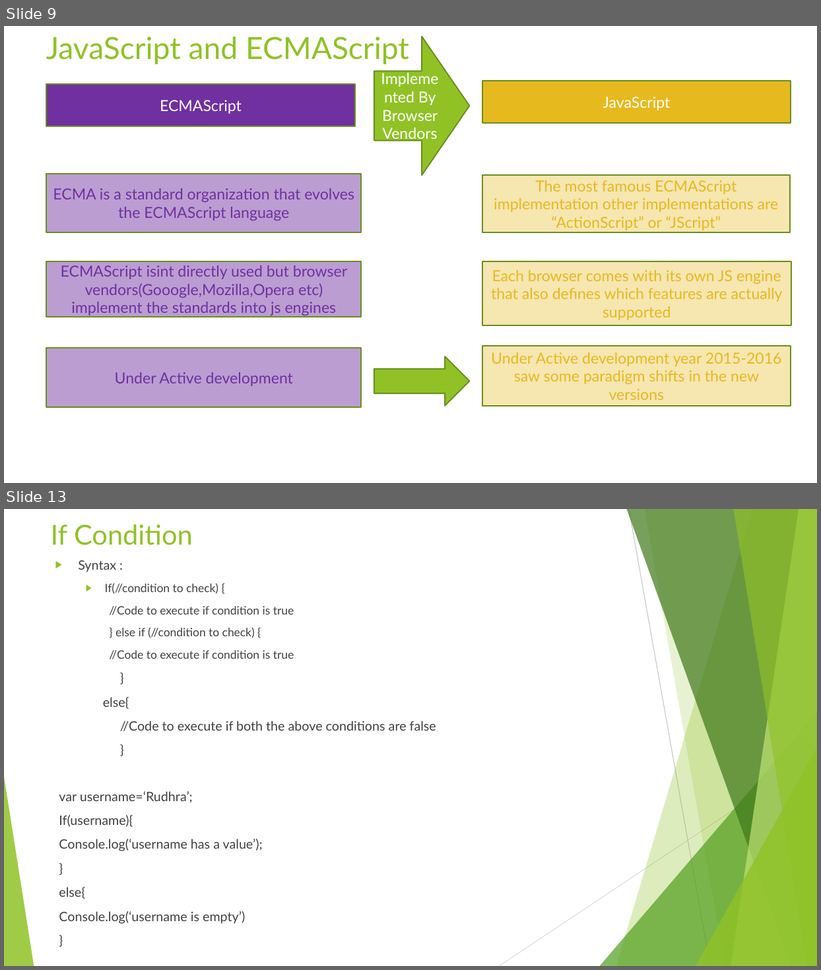
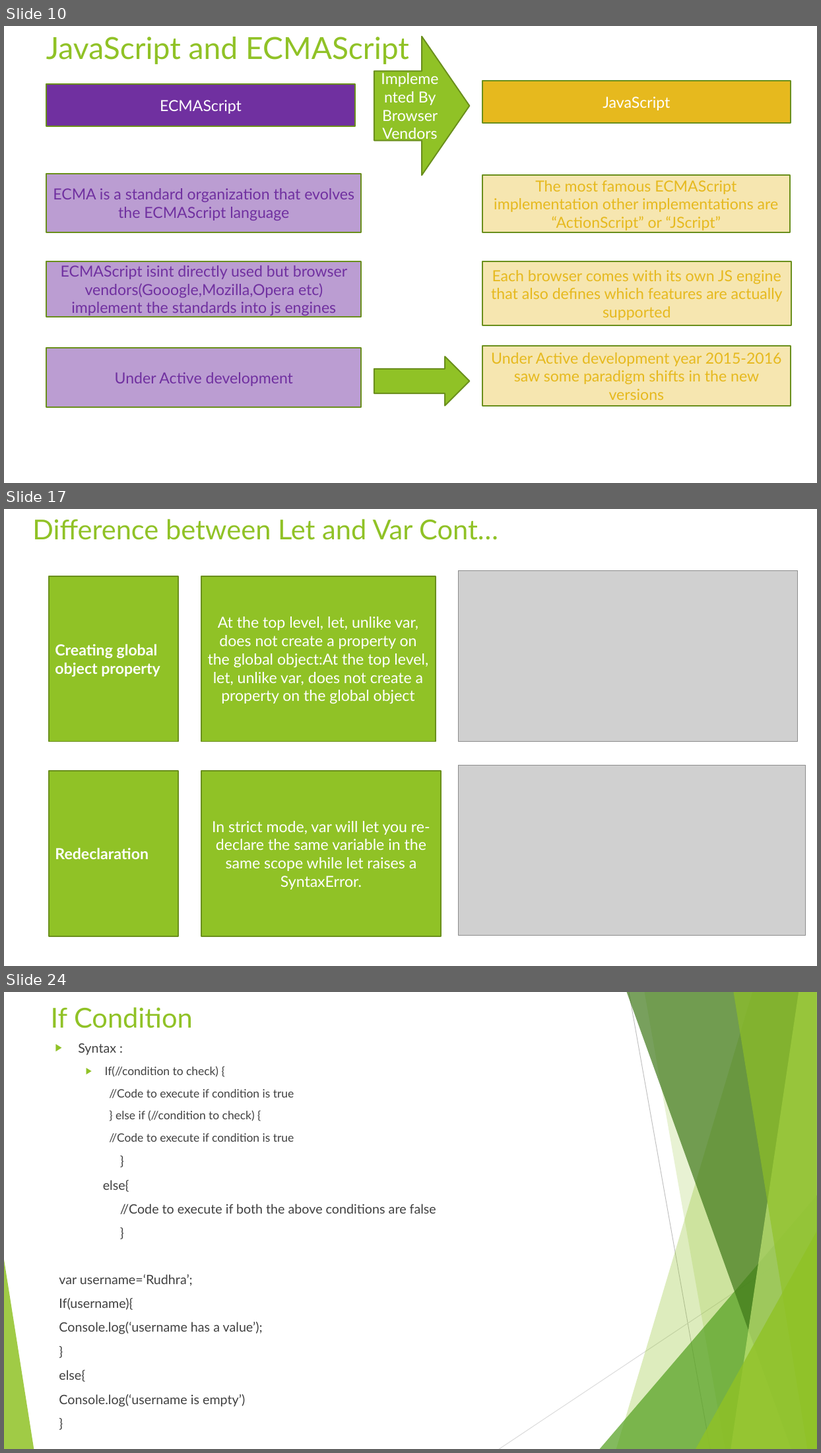
Before and after one commit to rudhrainfogain/JavaScript, a slide deck: PPT/JavaScriptTraining.pptx. Shown one above the other, each under a label of ours: slides 9 and 13 before the commit, slides 10, 17 and 24 after it; the slides between them are not shown. The pictures are 821x970 and 821x1453 pixels, drawn with LibreOffice and Linux fonts; fonts in the diff are those of the drawing; grey boxes stand for pictures. Boxes give left, top, right and bottom in pixels: in the first picture for what was removed or moved away, otherwise in the second. Text is boxed around its words. In the diff, an @@ line names an element or a change of style, - is before the commit and + after.

```diff
--- a/PPT/JavaScriptTraining.pptx
+++ b/PPT/JavaScriptTraining.pptx
@@ slide 17 added at (4, 509, 817, 966), background #FFFFFF @@
@@ title added at (32, 519, 498, 540), 32.4 pt, text #90C226 @@
+Difference between Let and Var Cont…
@@ rectangle added at (49, 576, 178, 741), fill #90C226, outline #6B901C 1.5 pt, 18 pt, text #FFFFFF, bold @@
+Creating global object property
@@ rectangle added at (201, 576, 435, 741), fill #90C226, outline #6B901C 1.5 pt, 18 pt, text #FFFFFF @@
+At the top level, let, unlike var, does not create a property on the global object:At the top level, let, unlike var, does not create a property on the global object
@@ picture added at (459, 570, 797, 741) @@
@@ picture added at (459, 765, 805, 935) @@
@@ rectangle added at (49, 771, 178, 937), fill #90C226, outline #6B901C 1.5 pt, 18 pt, text #FFFFFF, bold @@
+Redeclaration
@@ rectangle added at (201, 771, 441, 937), fill #90C226, outline #6B901C 1.5 pt, 18 pt, text #FFFFFF @@
+In strict mode, var will let you re-declare the same variable in the same scope while let raises a SyntaxError.
@@ what was slide 9 is now slide 10 @@
@@ what was slide 13 is now slide 24 @@
```
Also in this commit, not shown: 4 slides changed, 9 other slides added, 11 other files.
